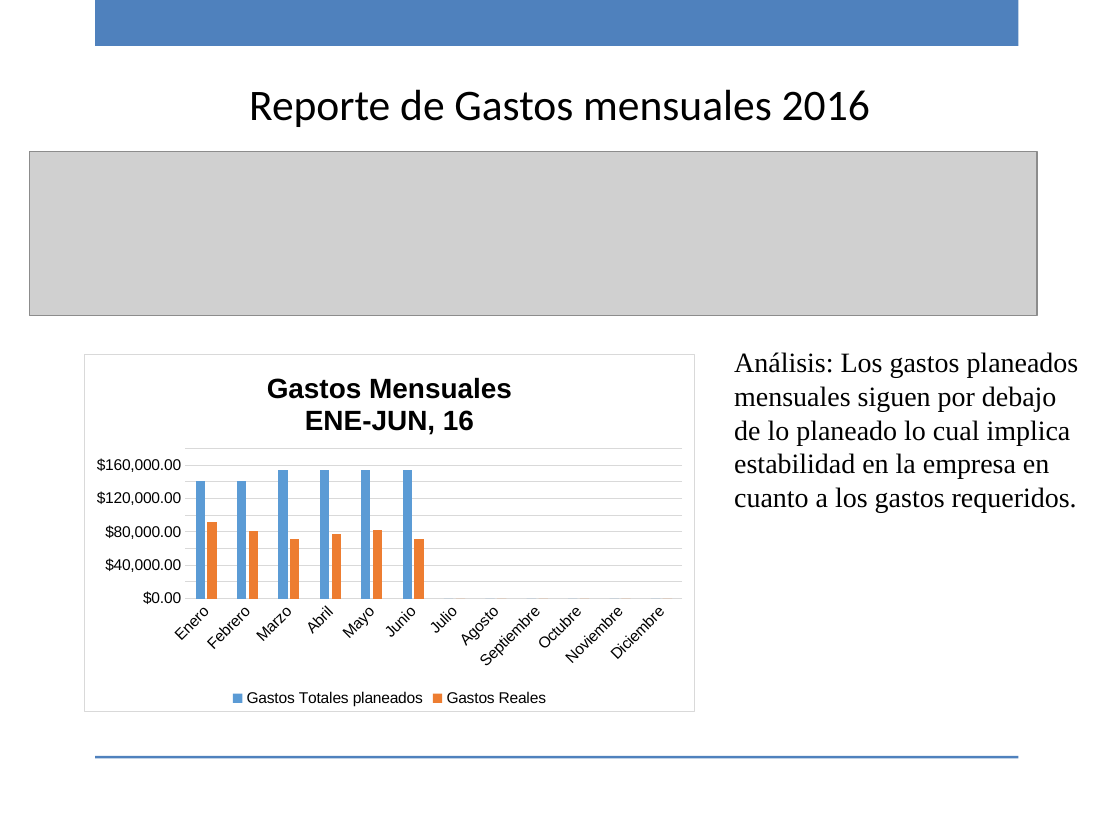
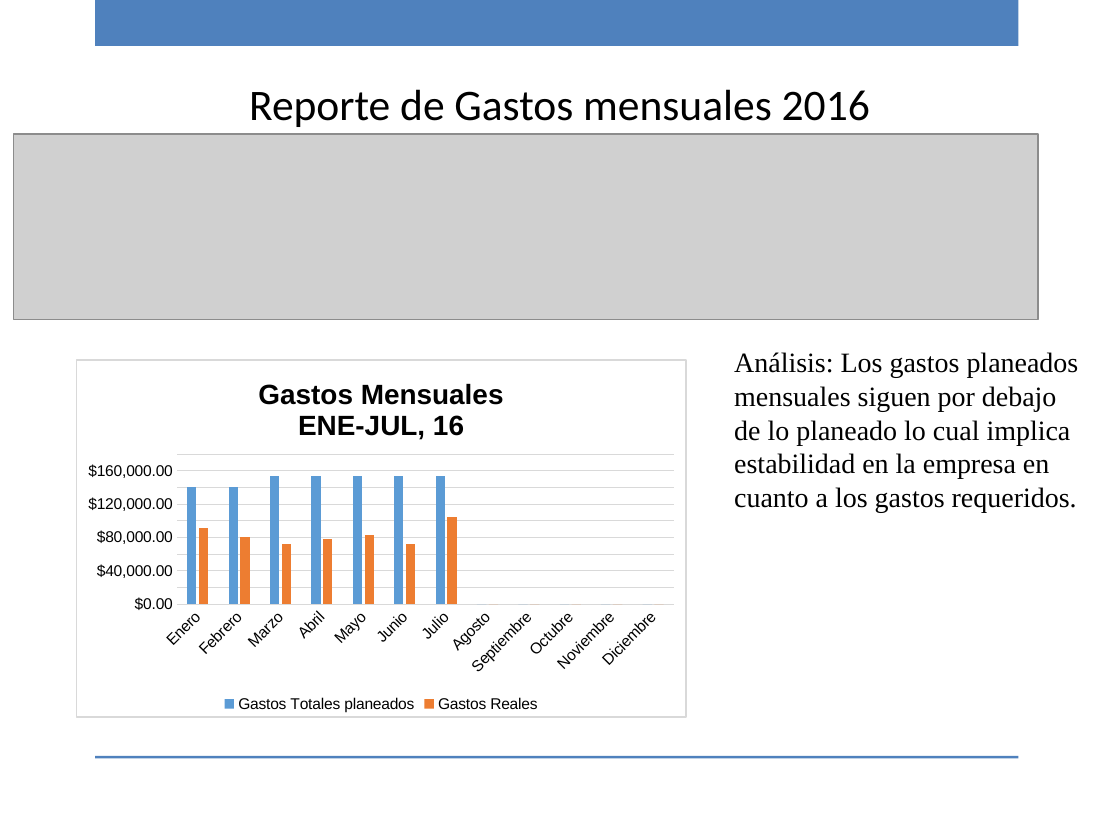
Before and after one commit to ricardo-novelasos/SOSQTP, a slide deck: slide 4 of Proyectos/2016/Métricas y monitoreo/Reporte_monitoreo_2016.pptx. Drawn at 1120x840 pixels with LibreOffice and Linux fonts; fonts in the diff are those of the drawing; grey boxes stand for pictures; background and template pictures are left out. Boxes give left, top, right and bottom in pixels: in the first picture for what was removed or moved away, otherwise in the second. Text is boxed around its words. In the diff, an @@ line names an element or a change of style, - is before the commit and + after.

Commit message:
Revision del mes de julio

```diff
--- a/Proyectos/2016/Métricas y monitoreo/Reporte_monitoreo_2016.pptx
+++ b/Proyectos/2016/Métricas y monitoreo/Reporte_monitoreo_2016.pptx
@@ picture: place and size @@
-picture at <box>29,151,1037,316</box>
+picture at <box>13,134,1038,319</box>
@@ column chart at <box>76,360,688,718</box> @@
@@ title "Gastos Mensuales ENE-JUN, 16" to "Gastos Mensuales ENE-JUL, 16" @@
@@ Gastos Totales planeados, Julio: 0 to 154000 @@
@@ Gastos Reales, Julio: 0 to 104000 @@
@@ column chart: place and size @@
-column chart at <box>84,354,696,712</box>
+column chart at <box>76,360,688,718</box>
```
Also in this commit, not shown: 19 other slides changed, 3 other files.
